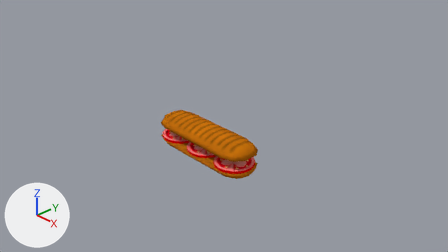
An edit to the Blender file BlenderMayaAssets/Sandwich/Sandwich.blend, drawn before and after from the same camera.
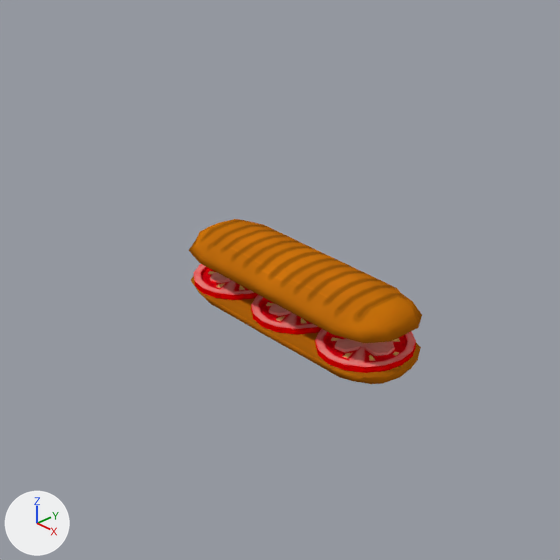
Each version is shown from the file's camera 'Camera', then close up on the part from 18% to 70% of the width and 7% to 100% of the height. Every picture has the same lights, and +X, +Y and +Z are marked at lower left.

The scene before the commit, as lines of its bpy script (objects in view):
```python
me_circle = bpy.data.meshes.new('Circle')
me_circle.from_pydata(...)  # 177 vertices, 168 faces; spans x -0.75..0.75, y -0.75..0.75, z 0.0..0.05
me_circle.materials.append(mat_material_001)  # picture img_tomatoslice_diffuse
me_cylinder = bpy.data.meshes.new('Cylinder')
me_cylinder.from_pydata(...)  # 30 vertices, 22 faces; spans x -0.421..-0.168, y -0.458..0.0, z 0.0..1.39
me_cylinder.polygons.foreach_set('use_smooth', [True] * 22)
me_cylinder.materials.append(mat_material_002)  # picture img_bread_diffuse
ob_bread = bpy.data.objects.new('Bread', me_cylinder)
ob_bread.location = (0.0, 0.0, 0.0)
ob_bread.rotation_euler = (0.0, 1.571, 0.0)  # degrees (0, 90, 0)
_m = ob_bread.modifiers.new('Mirror', 'MIRROR')
_m.use_axis = (True, True, True)
_m.use_clip = True
ob_circle = bpy.data.objects.new('Circle', me_circle)
ob_circle.location = (-0.94, 0.01, -0.13)
ob_circle.scale = (0.609, 0.609, 0.609)
_m = ob_circle.modifiers.new('Mirror', 'MIRROR')
_m.use_axis = (False, False, True)
_m.use_clip = True
_m = ob_circle.modifiers.new('Array', 'ARRAY')
_m.count = 3
_m.fit_length = 3.1
_m.constant_offset_displace = (0.0, 0.0, 0.0)
```
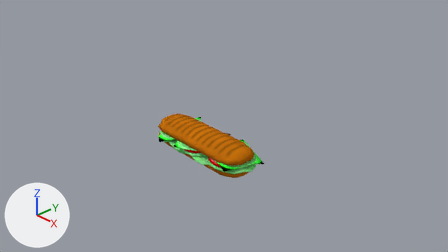
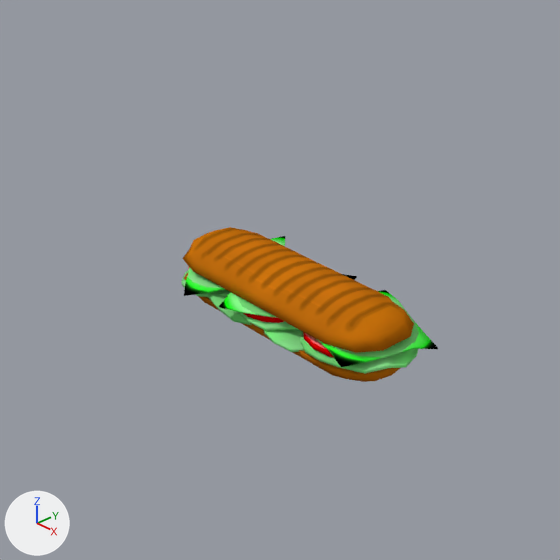
Diff of the bpy script that builds the scene:
```diff
--- a/BlenderMayaAssets/Sandwich/Sandwich.blend.py
+++ b/BlenderMayaAssets/Sandwich/Sandwich.blend.py
@@ me_cylinder @@
 me_cylinder.from_pydata(...)  # 30 vertices, 22 faces; spans x -0.421..-0.168, y -0.458..0.0, z 0.0..1.39
 # used by ob_bread; location = (0.0, 0.0, 0.0); rotation_euler = (0.0, 1.571, 0.0), in degrees (0, 90, 0)
+# me_cylinder part 1: the whole mesh is moved by (0.058, 0.0, 0.0)
 me_cylinder.materials.append(mat_material_002)
@@ me_circle_009 @@
+me_circle_009.from_pydata(...)  # 177 vertices, 168 faces; spans x -0.75..0.75, y -0.75..0.75, z 0.0..0.05
+me_circle_009.polygons.foreach_set('use_smooth', [True] * 168)
+me_circle_009.materials.append(mat_material_001)  # picture img_tomatoslice_diffuse
@@ ob_circle @@
-ob_circle = bpy.data.objects.new('Circle', me_circle)
-ob_circle.location = (-0.94, 0.01, -0.13)
+ob_circle = bpy.data.objects.new('Circle', me_circle_009)
+ob_circle.location = (0.77, -0.04, -0.04)
+ob_circle.rotation_euler = (0.0555, 0.00784, 1.896)  # degrees (3.2, 0.4, 109)
 ob_circle.scale = (0.609, 0.609, 0.609)
@@ ob_circle @@
 _m = ob_circle.modifiers.new('Mirror', 'MIRROR')
 _m.use_clip = True
-_m = ob_circle.modifiers.new('Array', 'ARRAY')
-_m.count = 3
-_m.fit_length = 3.1
-_m.constant_offset_displace = (0.0, 0.0, 0.0)
@@ ob_bread @@
 ob_bread = bpy.data.objects.new('Bread', me_cylinder)
-ob_bread.location = (0.0, 0.0, 0.0)
+ob_bread.location = (-0.06, -0.04, -0.04)
 ob_bread.rotation_euler = (0.0, 1.571, 0.0)  # degrees (0, 90, 0)
@@ ob_tomato_slices @@
+ob_tomato_slices = bpy.data.objects.new('Tomato Slices', me_circle)  # modifiers MIRROR
+ob_tomato_slices.location = (-1.03, 0.01, -0.01)
+ob_tomato_slices.rotation_euler = (0.101, -0.142, -0.0329)  # degrees (5.8, -8.1, -1.9)
+ob_tomato_slices.scale = (0.609, 0.609, 0.609)
@@ ob_lettuce @@
+ob_lettuce = bpy.data.objects.new('Lettuce', me_circle_001)  # 25 vertices, 16 faces; spans x -0.43..0.43, y -0.43..0.43, z -0.048..0.089; in mat_material (picture img_lettuce_diffuse); modifiers SOLIDIFY
+ob_lettuce.location = (-0.97, -0.01, -0.09)
+ob_lettuce.rotation_euler = (-0.00109, -0.0496, 0.164)  # degrees (-0.1, -2.8, 9.4)
+ob_lettuce.scale = (1.27, 1.27, 1.27)
@@ ob_lettuce_001 @@
+ob_lettuce_001 = bpy.data.objects.new('Lettuce.001', me_circle_001.copy())  # modifiers SOLIDIFY
+ob_lettuce_001.location = (-0.46, -0.05, -0.06)
+ob_lettuce_001.rotation_euler = (0.0, -0.0702, 1.858)  # degrees (0, -4, 106)
+ob_lettuce_001.scale = (1.27, 1.27, 1.27)
@@ ob_lettuce_002 @@
+ob_lettuce_002 = bpy.data.objects.new('Lettuce.002', me_circle_001.copy())  # modifiers SOLIDIFY
+ob_lettuce_002.location = (-0.09, 0.0, -0.09)
+ob_lettuce_002.rotation_euler = (0.00925, -0.0603, 3.889)  # degrees (0.5, -3.5, 223)
+ob_lettuce_002.scale = (1.27, 1.27, 1.27)
@@ ob_lettuce_003 @@
+ob_lettuce_003 = bpy.data.objects.new('Lettuce.003', me_circle_001.copy())  # modifiers SOLIDIFY
+ob_lettuce_003.location = (0.31, -0.02, -0.09)
+ob_lettuce_003.rotation_euler = (-0.0707, 0.0275, 3.849)  # degrees (-4.1, 1.6, 221)
+ob_lettuce_003.scale = (1.27, 1.27, 1.27)
@@ ob_lettuce_004 @@
+ob_lettuce_004 = bpy.data.objects.new('Lettuce.004', me_circle_001.copy())  # modifiers SOLIDIFY
+ob_lettuce_004.location = (0.85, -0.02, -0.09)
+ob_lettuce_004.rotation_euler = (-0.0707, 0.0275, 5.984)  # degrees (-4.1, 1.6, 343)
+ob_lettuce_004.scale = (1.27, 1.27, 1.27)
@@ ob_tomato_slices_001 @@
+ob_tomato_slices_001 = bpy.data.objects.new('Tomato Slices.001', me_circle_009.copy())  # modifiers MIRROR
+ob_tomato_slices_001.location = (-0.15, -0.08, -0.02)
+ob_tomato_slices_001.rotation_euler = (0.046, -0.012, 0.437)  # degrees (2.6, -0.7, 25)
+ob_tomato_slices_001.scale = (0.609, 0.609, 0.609)
@@ ob_cheese @@
+ob_cheese = bpy.data.objects.new('Cheese', me_plane)  # 25 vertices, 16 faces; spans x -1.0..1.01, y -1.17..0.83, z -0.01..0.18; in mat_material_003 (picture img_cheeseslices_diffuse); modifiers SOLIDIFY
+ob_cheese.location = (-0.94, -0.12, 0.0)
+ob_cheese.rotation_euler = (-0.135, 0.0381, 2.422)  # degrees (-7.7, 2.2, 139)
+ob_cheese.scale = (0.494, 0.494, 0.494)
@@ ob_cheese_001 @@
+ob_cheese_001 = bpy.data.objects.new('Cheese.001', me_plane.copy())  # modifiers SOLIDIFY
+ob_cheese_001.location = (-0.02, -0.01, 0.01)
+ob_cheese_001.rotation_euler = (0.053, 0.0379, 5.123)  # degrees (3, 2.2, 294)
+ob_cheese_001.scale = (0.494, 0.494, 0.494)
@@ ob_cheese_002 @@
+ob_cheese_002 = bpy.data.objects.new('Cheese.002', me_plane.copy())  # modifiers SOLIDIFY
+ob_cheese_002.location = (0.84, -0.05, 0.0)
+ob_cheese_002.rotation_euler = (0.0839, -0.0703, 2.867)  # degrees (4.8, -4, 164)
+ob_cheese_002.scale = (0.494, 0.494, 0.494)
```

Changed parts and their boxes (x1, y1, x2, y2) in the close-ups (560 x 560 px):
'Bread', moved: before (189, 219, 422, 384); after (183, 227, 414, 382)
'Circle', reshaped, moved, turned, modifiers changed: before (194, 264, 416, 373); after (303, 332, 333, 357)
'Cheese.002', added (green): after (318, 290, 438, 367)
'Lettuce.004', added (green): after (300, 332, 418, 374)
'Cheese', added (green): after (184, 236, 285, 296)
'Lettuce.003', added (green): after (264, 329, 304, 352)
'Cheese.001', added (green): after (219, 274, 357, 318)
'Lettuce.001', added (green): after (208, 289, 251, 325)
'Lettuce.002', added: after (238, 312, 299, 331)
'Tomato Slices.001', added: after (244, 313, 284, 323)
'Lettuce', added: after (181, 271, 230, 297)
